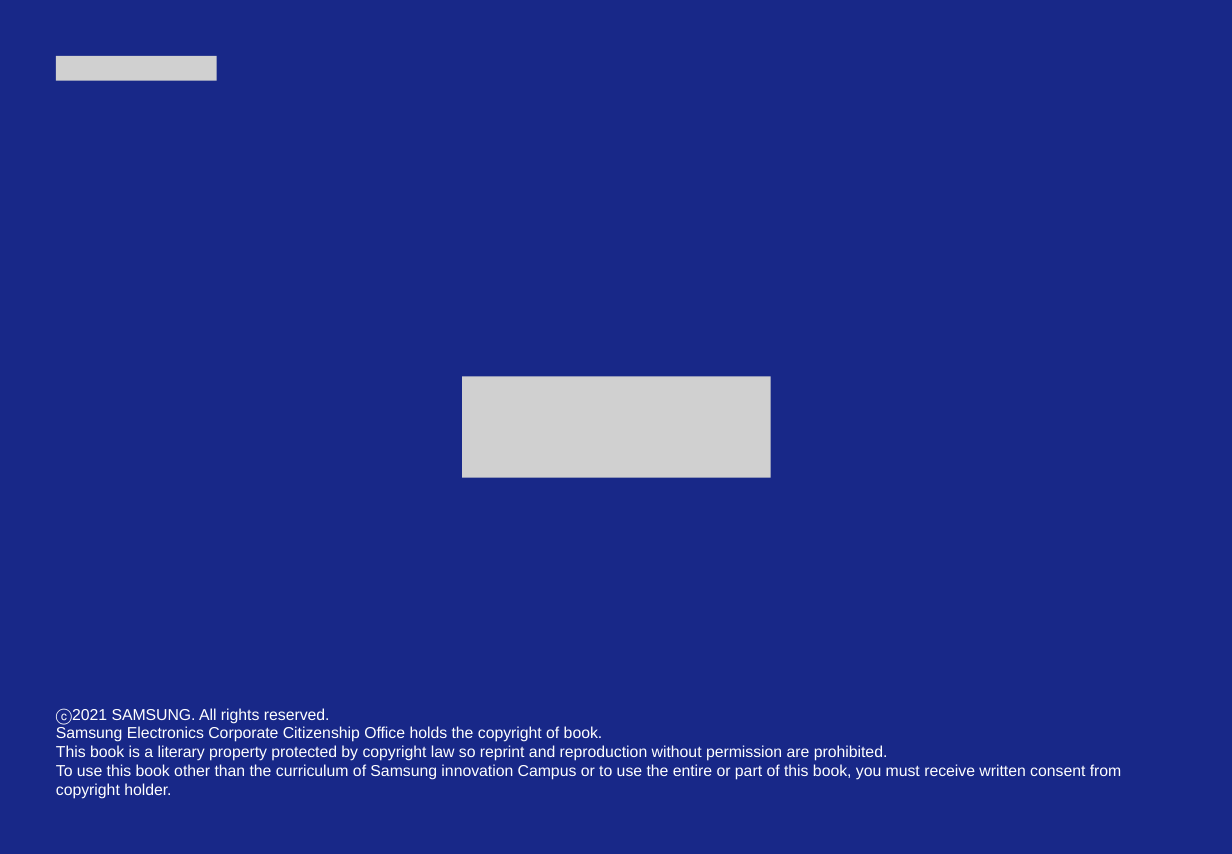
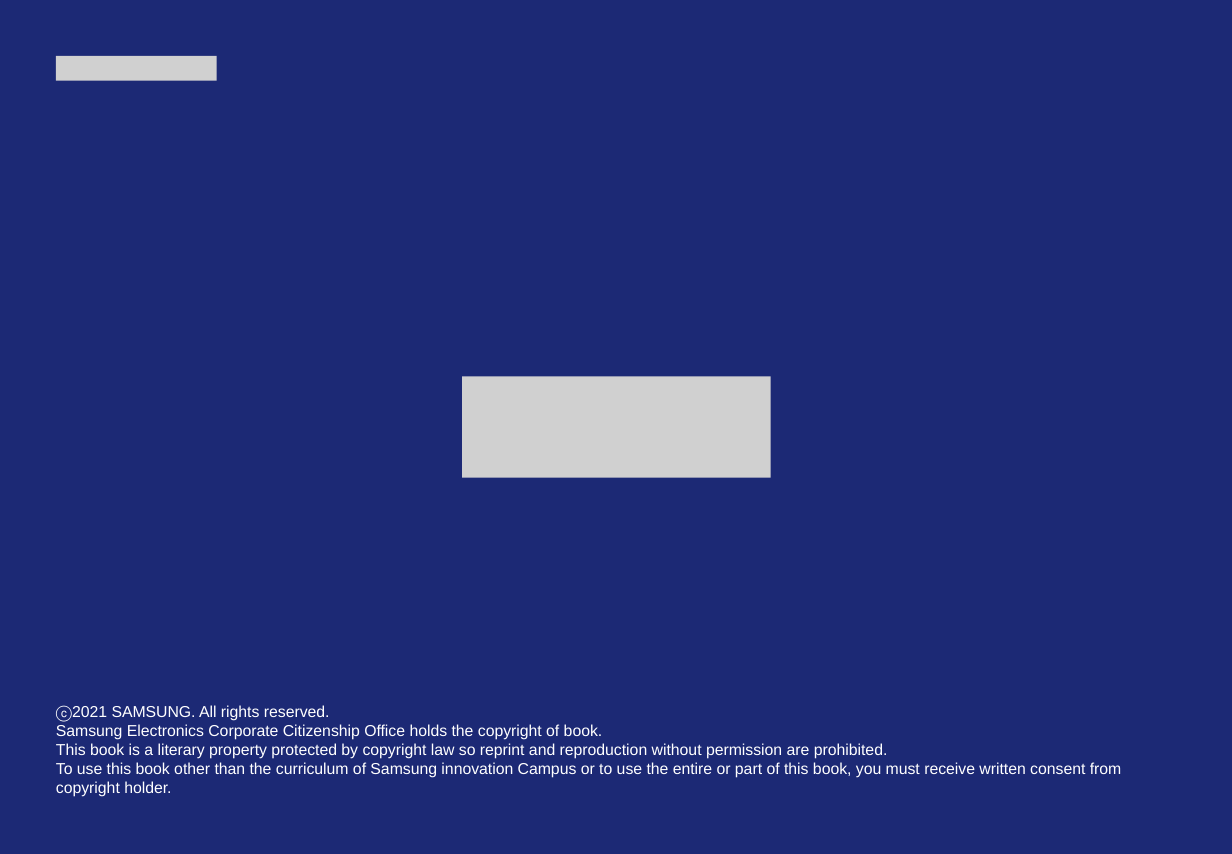
Before and after one commit to vvayala/HackatonSamsung2025, a slide deck: slide 11 of Presentación Hackathon.pptx (slide 12 before the commit). Drawn at 1232x854 pixels with LibreOffice and Linux fonts; fonts in the diff are those of the drawing; grey boxes stand for pictures; background and template pictures are left out; a plain dark background stands for a picture behind light text. Boxes give left, top, right and bottom in pixels: in the first picture for what was removed or moved away, otherwise in the second. Text is boxed around its words. In the diff, an @@ line names an element or a change of style, - is before the commit and + after.

```diff
--- a/Presentación Hackathon.pptx
+++ b/Presentación Hackathon.pptx
@@ freeform shape at box(0, 0, 1232, 854): fill #1428A0 at 80% opacity to #1428A0 at 64% opacity @@
```
Also in this commit, not shown: 3 other slides changed, 7 slides added, 8 slides removed.
